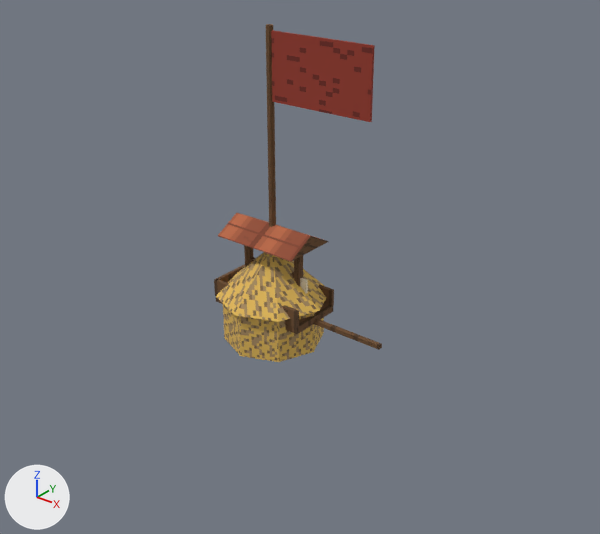
One commit to the glTF model art-src/environment/props.glb: the scene before it, then after it.
Rendered twice from a 50 mm camera at (10.87, -12.64, 9.83) aimed at (0.8, -0.05, 2.02). The axes (+X, +Y, +Z) are drawn at lower left. The lights are the same throughout. The first picture is the older version.

Names of what the first picture shows: 'cart', 'flagpole', 'haystack', 'well' and 1 more.
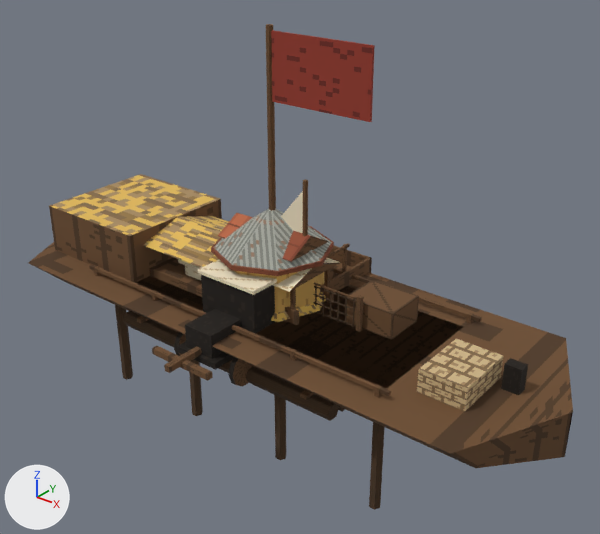
What changed in the scene script:
```text
Add ob_river_raft:
    ob_river_raft = bpy.data.objects.new('river-raft', me_river_raft)  # 164 vertices, 276 faces; spans x -3.0..3.0, y -1.95..1.95, z 0.03..0.44; in mat_environment_atlas (picture img_environment)
    ob_river_raft.location = (0.0, 0.0, 0.0)
Add ob_river_barge:
    ob_river_barge = bpy.data.objects.new('river-barge', me_river_barge)  # 48 vertices, 72 faces; spans x -7.0..7.0, y -2.4..2.4, z 0.0..2.2; in mat_environment_atlas (picture img_environment)
    ob_river_barge.location = (0.0, 0.0, 0.0)
Add ob_ox_cart:
    ob_ox_cart = bpy.data.objects.new('ox-cart', me_ox_cart)  # 156 vertices, 248 faces; spans x -0.9..0.9, y -3.3..2.1, z 0.03..1.85; in mat_environment_atlas (picture img_environment)
    ob_ox_cart.location = (0.0, 0.0, 0.0)
Add ob_net_line:
    ob_net_line = bpy.data.objects.new('net-line', me_net_line)  # 256 vertices, 384 faces; spans x -2.4..2.4, y -0.05..0.05, z 0.0..1.8; in mat_environment_atlas (picture img_environment)
    ob_net_line.location = (0.0, 0.0, 0.0)
Add ob_motor_launch:
    ob_motor_launch = bpy.data.objects.new('motor-launch', me_motor_launch)  # 62 vertices, 96 faces; spans x -3.5..3.5, y -0.95..0.95, z 0.0..1.7; in mat_environment_atlas (picture img_environment)
    ob_motor_launch.location = (0.0, 0.0, 0.0)
Add ob_market_stall:
    ob_market_stall = bpy.data.objects.new('market-stall', me_market_stall)  # 108 vertices, 176 faces; spans x -1.2..1.2, y -0.9..0.9, z 0.0..2.2; in mat_environment_atlas (picture img_environment)
    ob_market_stall.location = (0.0, 0.0, 0.0)
Add ob_lorry:
    ob_lorry = bpy.data.objects.new('lorry', me_lorry)  # 160 vertices, 268 faces; spans x -0.95..0.95, y -2.5..2.51, z 0.02..2.04; in mat_environment_atlas (picture img_environment)
    ob_lorry.location = (0.0, 0.0, 0.0)
Add ob_landing_stage:
    ob_landing_stage = bpy.data.objects.new('landing-stage', me_landing_stage)  # 188 vertices, 332 faces; spans x -4.0..4.0, y -1.5..1.5, z -2.0..1.0; in mat_environment_atlas (picture img_environment)
    ob_landing_stage.location = (0.0, 0.0, 0.0)
Add ob_kiosk:
    ob_kiosk = bpy.data.objects.new('kiosk', me_kiosk)  # an 8-sided cylinder along z spanning x -1.15..1.15, y -1.15..1.15, z 0.0..2.2; a box spanning x -0.45..0.45, y -1.11..-1.05, z 0.95..1.65; a box spanning x -0.5..0.5, y -1.42..-1.08, z 0.92..0.98; an 8-sided cylinder along z spanning x -1.35..1.35, y -1.35..1.35, z 2.2..2.3; an 8-sided cone pointing to +z spanning x -1.3..1.3, y -1.3..1.3, z 2.3..3.2; in mat_environment_atlas (picture img_environment)
    ob_kiosk.location = (0.0, 0.0, 0.0)
Add ob_jangada:
    ob_jangada = bpy.data.objects.new('jangada', me_jangada)  # 95 vertices, 157 faces; spans x -2.8..2.8, y -0.92..0.92, z 0.02..4.0; in mat_environment_atlas (picture img_environment)
    ob_jangada.location = (0.0, 0.0, 0.0)
Add ob_horse_boat:
    ob_horse_boat = bpy.data.objects.new('horse-boat', me_horse_boat)  # 112 vertices, 168 faces; spans x -5.0..5.0, y -1.9..1.9, z 0.0..1.2; in mat_environment_atlas (picture img_environment)
    ob_horse_boat.location = (0.0, 0.0, 0.0)
Add ob_hen_house:
    ob_hen_house = bpy.data.objects.new('hen-house', me_hen_house)  # 54 vertices, 80 faces; spans x -1.0..1.0, y -1.29..0.8, z -0.53..1.4; in mat_environment_atlas (picture img_environment)
    ob_hen_house.location = (0.0, 0.0, 0.0)
Add ob_canoa_de_tolda:
    ob_canoa_de_tolda = bpy.data.objects.new('canoa-de-tolda', me_canoa_de_tolda)  # 86 vertices, 128 faces; spans x -6.0..6.02, y -1.3..1.3, z 0.0..2.2; in mat_environment_atlas (picture img_environment)
    ob_canoa_de_tolda.location = (0.0, 0.0, 0.0)
```

Changed parts and their boxes (x1, y1, x2, y2) in the pictures (600 x 534 px):
'river-barge', added (brown): after (28, 174, 573, 468)
'landing-stage', added: after (115, 276, 463, 510)
'lorry', added: after (174, 246, 372, 387)
'kiosk', added: after (211, 209, 334, 315)
'canoa-de-tolda', added (mostly hidden): after (143, 216, 528, 395)
'river-raft', added: after (123, 311, 345, 421)
'horse-boat', added: after (89, 265, 482, 398)
'ox-cart', added (mostly hidden): after (152, 243, 350, 381)
'market-stall', added (brown): after (273, 258, 341, 310)
'jangada', added (beige): after (281, 179, 308, 237)
'net-line', added (brown): after (314, 282, 364, 332)
'motor-launch', added (mostly hidden): after (178, 259, 201, 280)
'hen-house', added (mostly hidden): after (283, 293, 323, 322)
